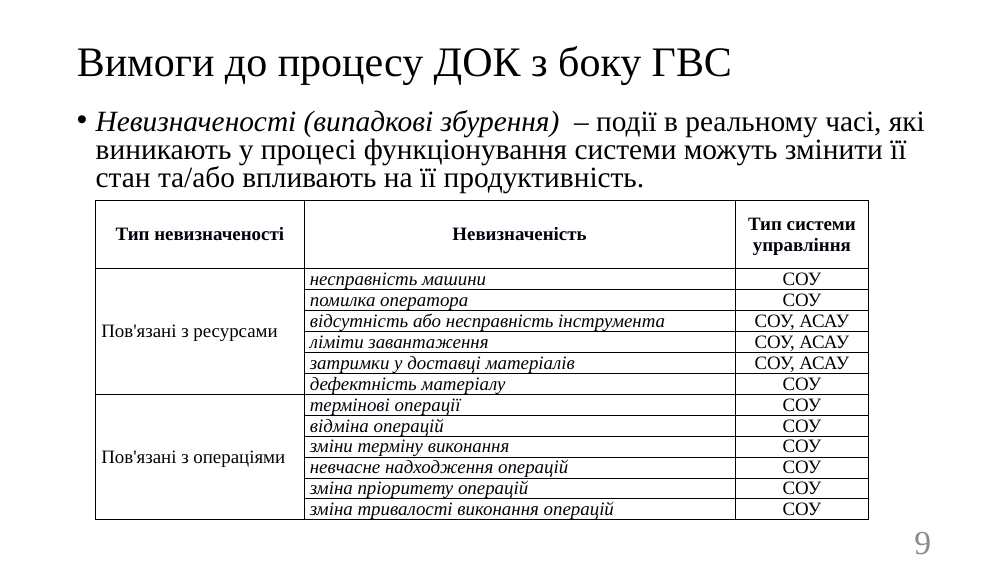
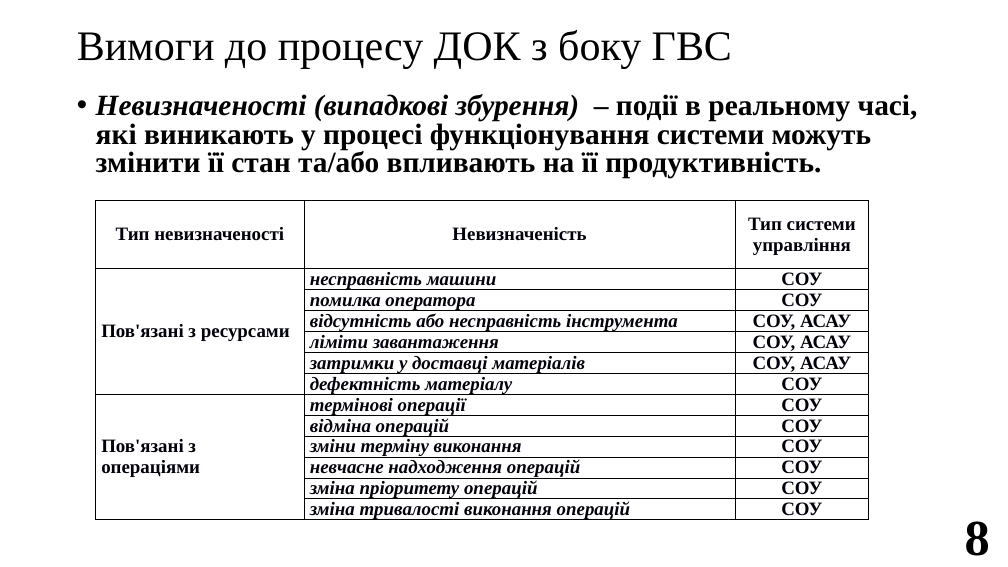
Before and after one commit to SPS-ik/diss, a slide deck: slide 8 of !pres.pptx (slide 9 before the commit). Drawn at 1008x567 pixels with LibreOffice and Linux fonts; fonts in the diff are those of the drawing. Boxes give left, top, right and bottom in pixels: in the first picture for what was removed or moved away, otherwise in the second. Text is boxed around its words. In the diff, an @@ line names an element or a change of style, - is before the commit and + after.

```diff
--- a/!pres.pptx
+++ b/!pres.pptx
@@ title "Вимоги до процесу ДОК з ...": place and size @@
-title "Вимоги до процесу ДОК з ..." at (77,46,732,84)
+title "Вимоги до процесу ДОК з ..." at (77,30,732,68)
@@ text "Невизначеності (випадкові збурення) – події ...": place and size @@
-text "Невизначеності (випадкові збурення) – події ..." at (96,110,925,194)
+text "Невизначеності (випадкові збурення) – події ..." at (96,94,918,178)
@@ text "Невизначеності (випадкові збурення) – події ..." at (96,94,918,178): bold on @@
@@ table at (96,200,870,541) @@
@@ bold on in "Пов'язані з ресурсами", "несправність машини", "СОУ", "помилка оператора" and 22 more places @@
@@ page number removed at (914,532,931,554) @@
-9
@@ page number added at (965,521,990,556), 48 pt, text #000000, bold @@
+8
```
Also in this commit, not shown: 28 other slides changed, 1 slide added, 1 slide removed.
